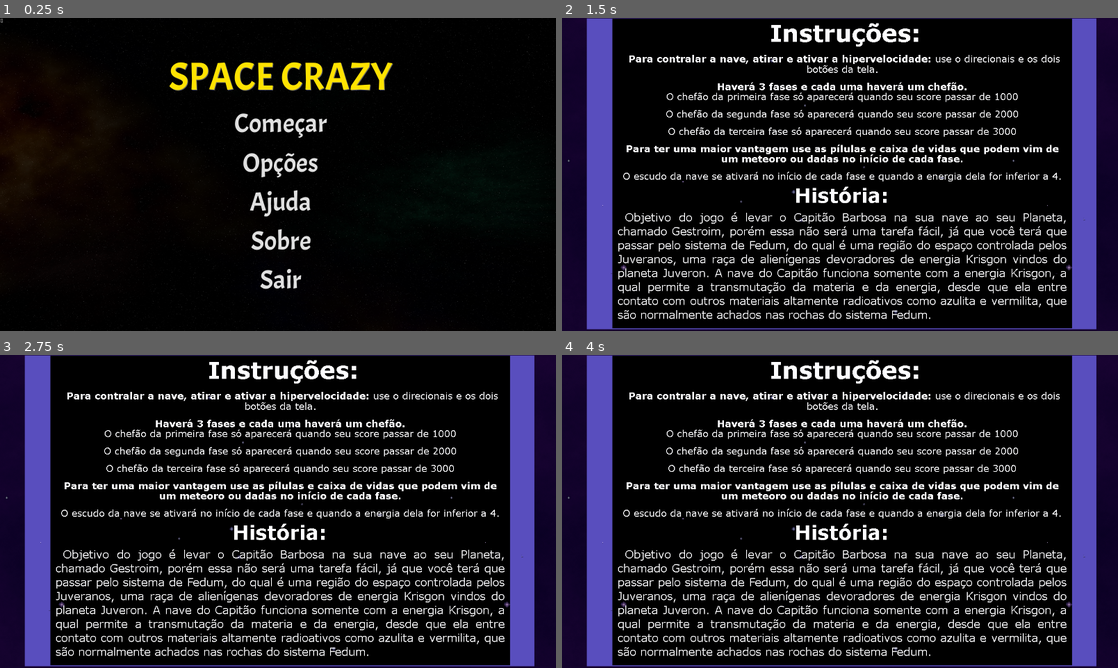
Above: before the commit, frames 1-4 (two rows, left to right).
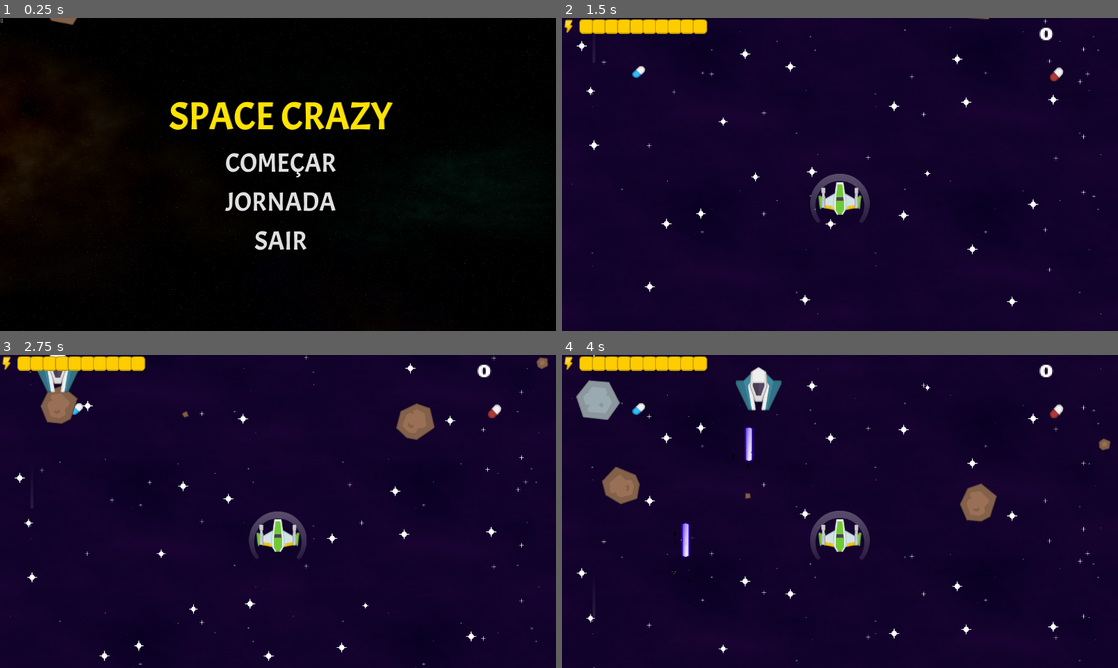
Above: after the commit, the same moments.

Repository: Lucaslllll/Space-Crazy
Game: Godot game, scene res://scenes/menu.tscn
Two runs of this game, one before a commit and one after it. Both use one fixed random seed, a clock stepped at 60 frames per second and the inputs below.
Inputs (mouse positions are in pixels of both pictures, inside the frame that each line leads up to):
- Up to frame 1 (0.25 s): no input
- Up to frame 2 (1.5 s): click (845, 202) at 0.5 s, where only the run after the commit has a clickable "JORNADA"; click (845, 161) at 1.25 s, where only the run after the commit has a clickable "COMEÇAR"
- Up to frame 3 (2.75 s): tap Enter (tiro) at 2 s; move the mouse to (400, 495) at 2.02 s; hold D (direita) from 2.03 s (still down); hold Right mouse button (canhao) from 2.03 s (still down)
- Up to frame 4 (4 s): move the mouse to (728, 527) at 2.77 s; release D (direita) at 2.78 s; release Right mouse button (canhao) at 2.78 s; hold S (baixo) 2.78-3.53 s; tap Enter (tiro) at 2.85 s; move the mouse to (895, 442) at 3.52 s; hold D (direita) from 3.53 s (still down); hold Right mouse button (canhao) from 3.53 s (still down)

The runs differ from the first frame. In frame 1, 6.0% of the frame differs, in the area x 8-71%, y 0-87%; in frame 2, 90%; in frame 3, 90%; in frame 4, 90%, in the area x 0-99%, y 0-100%.
Error after the commit: Parse Error: Mixed tabs and spaces in indentation. (res://scripts/nave.gd:35)

Commit message:
Adição de nova fase 'jornada'

Diff:
--- /dev/null
+++ b/scenes/jornada/espaco.tscn
@@ -0,0 +1,32 @@
+[gd_scene load_steps=6 format=2]
+
+[ext_resource path="res://PNG/Background/menu-2.png" type="Texture" id=1]
+[ext_resource path="res://scenes/pauser.tscn" type="PackedScene" id=2]
+[ext_resource path="res://scenes/camera.tscn" type="PackedScene" id=3]
+[ext_resource path="res://scenes/ParallaxEfeitos.tscn" type="PackedScene" id=4]
+[ext_resource path="res://scenes/Spawner_inimigo.tscn" type="PackedScene" id=5]
+
+[node name="espaco" type="CanvasLayer"]
+
+[node name="ParallaxBackground" type="ParallaxBackground" parent="."]
+editor/display_folded = true
+
+[node name="ParallaxLayer" type="ParallaxLayer" parent="ParallaxBackground"]
+motion_mirroring = Vector2( 0, 720 )
+
+[node name="Sprite" type="Sprite" parent="ParallaxBackground/ParallaxLayer"]
+modulate = Color( 0, 0, 0, 1 )
+texture = ExtResource( 1 )
+centered = false
+
+[node name="pauser" parent="." instance=ExtResource( 2 )]
+
+[node name="camera" parent="." instance=ExtResource( 3 )]
+
+[node name="ParallaxEfeitos" parent="." instance=ExtResource( 4 )]
+
+[node name="Spawner_inimigo" parent="." instance=ExtResource( 5 )]
+
+[node name="Spawner_inimigo2" parent="." instance=ExtResource( 5 )]
+timeInicial = 2
+timeFinal = 10
--- a/scenes/menu.tscn
+++ b/scenes/menu.tscn
@@ -1,31 +1,35 @@
-[gd_scene load_steps=7 format=2]
+[gd_scene load_steps=9 format=2]
 
 [ext_resource path="res://scripts/menu.gd" type="Script" id=1]
-[ext_resource path="res://PNG/Background/menu-2.png" type="Texture" id=2]
-[ext_resource path="res://fonts/Acme-Regular.ttf" type="DynamicFontData" id=3]
+[ext_resource path="res://scenes/Spawner_meteoro.tscn" type="PackedScene" id=2]
+[ext_resource path="res://PNG/Background/menu-2.png" type="Texture" id=3]
+[ext_resource path="res://fonts/Acme-Regular.ttf" type="DynamicFontData" id=4]
+[ext_resource path="res://music/music-main.wav" type="AudioStream" id=5]
 
 [sub_resource type="DynamicFont" id=1]
 size = 90
 outline_color = Color( 0.321569, 0.0862745, 0.74902, 1 )
-font_data = ExtResource( 3 )
+font_data = ExtResource( 4 )
 
 [sub_resource type="DynamicFont" id=2]
 size = 62
-font_data = ExtResource( 3 )
+font_data = ExtResource( 4 )
 
 [sub_resource type="DynamicFont" id=3]
 size = 62
-font_data = ExtResource( 3 )
+font_data = ExtResource( 4 )
 
 [node name="menu" type="Control"]
 anchor_right = 1.0
 anchor_bottom = 1.0
 script = ExtResource( 1 )
 
+[node name="Spawner_meteoro" parent="." instance=ExtResource( 2 )]
+
 [node name="TextureRect" type="TextureRect" parent="."]
 margin_right = 1295.0
 margin_bottom = 726.0
-texture = ExtResource( 2 )
+texture = ExtResource( 3 )
 expand = true
 
 [node name="CenterContainer" type="CenterContainer" parent="TextureRect"]
@@ -34,9 +38,9 @@
 
 [node name="VBoxContainer" type="VBoxContainer" parent="TextureRect/CenterContainer"]
 margin_left = 389.0
-margin_top = 75.0
+margin_top = 167.0
 margin_right = 906.0
-margin_bottom = 650.0
+margin_bottom = 558.0
 custom_constants/separation = 6
 
 [node name="SpaceCrazy" type="Label" parent="TextureRect/CenterContainer/VBoxContainer"]
@@ -56,7 +60,15 @@
 margin_right = 517.0
 margin_bottom = 207.0
 custom_fonts/font = SubResource( 2 )
-text = "Começar"
+text = "COMEÇAR"
+flat = true
+
+[node name="jornada" type="Button" parent="TextureRect/CenterContainer/VBoxContainer"]
+margin_top = 213.0
+margin_right = 517.0
+margin_bottom = 299.0
+custom_fonts/font = SubResource( 2 )
+text = "JORNADA"
 flat = true
 
 [node name="desafio" type="Button" parent="TextureRect/CenterContainer/VBoxContainer"]
@@ -69,6 +81,7 @@
 flat = true
 
 [node name="opcoes" type="Button" parent="TextureRect/CenterContainer/VBoxContainer"]
+visible = false
 margin_top = 213.0
 margin_right = 517.0
 margin_bottom = 299.0
@@ -77,33 +90,43 @@
 flat = true
 
 [node name="ajuda" type="Button" parent="TextureRect/CenterContainer/VBoxContainer"]
-margin_top = 305.0
+visible = false
+margin_top = 213.0
 margin_right = 517.0
-margin_bottom = 391.0
+margin_bottom = 299.0
 custom_fonts/font = SubResource( 2 )
 text = "Ajuda"
 flat = true
 
 [node name="sobre" type="Button" parent="TextureRect/CenterContainer/VBoxContainer"]
-margin_top = 397.0
+visible = false
+margin_top = 213.0
 margin_right = 517.0
-margin_bottom = 483.0
+margin_bottom = 299.0
 custom_fonts/font = SubResource( 2 )
 text = "Sobre"
 flat = true
 
 [node name="sair" type="Button" parent="TextureRect/CenterContainer/VBoxContainer"]
-margin_top = 489.0
+margin_top = 305.0
 margin_right = 517.0
-margin_bottom = 575.0
+margin_bottom = 391.0
 custom_fonts/font = SubResource( 3 )
-text = "Sair"
+text = "SAIR"
 flat = true
+
+[node name="CanvasLayer" type="CanvasLayer" parent="TextureRect"]
+editor/display_folded = true
 
 [node name="pontos" type="Label" parent="."]
 margin_right = 40.0
 margin_bottom = 14.0
+
+[node name="AudioStreamPlayer" type="AudioStreamPlayer" parent="."]
+stream = ExtResource( 5 )
+autoplay = true
 [connection signal="pressed" from="TextureRect/CenterContainer/VBoxContainer/comecar" to="." method="_on_comecar_pressed"]
+[connection signal="pressed" from="TextureRect/CenterContainer/VBoxContainer/jornada" to="." method="_on_jornada_pressed"]
 [connection signal="pressed" from="TextureRect/CenterContainer/VBoxContainer/desafio" to="." method="_on_desafio_pressed"]
 [connection signal="pressed" from="TextureRect/CenterContainer/VBoxContainer/opcoes" to="." method="_on_opcoes_pressed"]
 [connection signal="pressed" from="TextureRect/CenterContainer/VBoxContainer/ajuda" to="." method="_on_ajuda_pressed"]
--- a/scripts/Spawner_inimigo.gd
+++ b/scripts/Spawner_inimigo.gd
@@ -1,12 +1,14 @@
 extends Node
 
 var pre_inimigo = preload("res://scenes/inimigo/path_inimigo.tscn")
+export var timeInicial = 10
+export var timeFinal = 30
 
 func _ready():
 	randomize_time()
 
 func randomize_time():
-	get_node("Timer").set_wait_time(rand_range(10, 30))
+	get_node("Timer").set_wait_time(rand_range(timeInicial, timeFinal))
 
 
 func _on_Timer_timeout():
--- a/scripts/menu.gd
+++ b/scripts/menu.gd
@@ -11,6 +11,9 @@
 func _on_comecar_pressed():
 	get_tree().change_scene("res://scenes/main.tscn")
 
+
+func _on_jornada_pressed():
+	pass
 
 func _on_desafio_pressed():
 	get_tree().change_scene("res://scenes/desafio/desafio.tscn")
